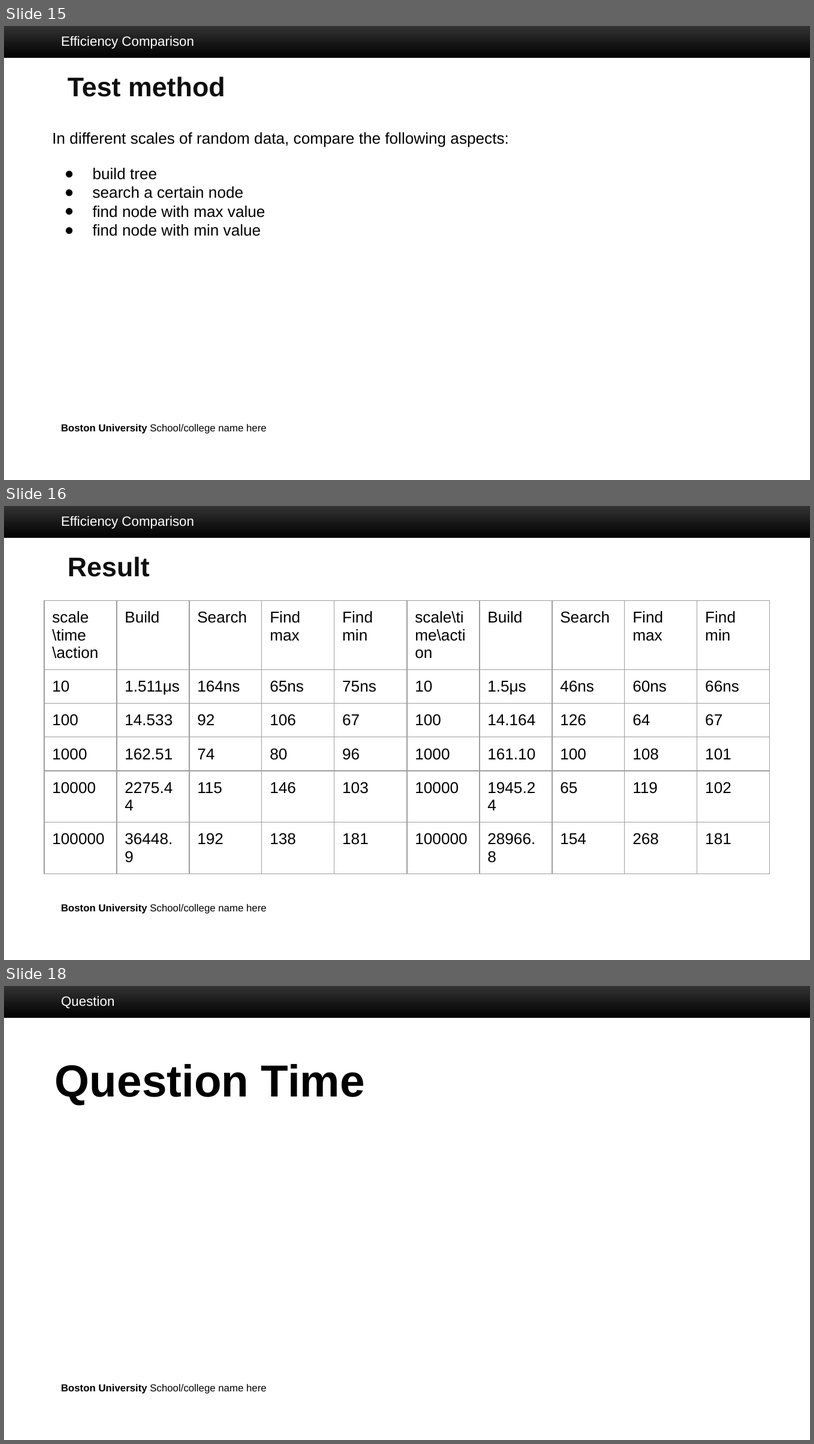
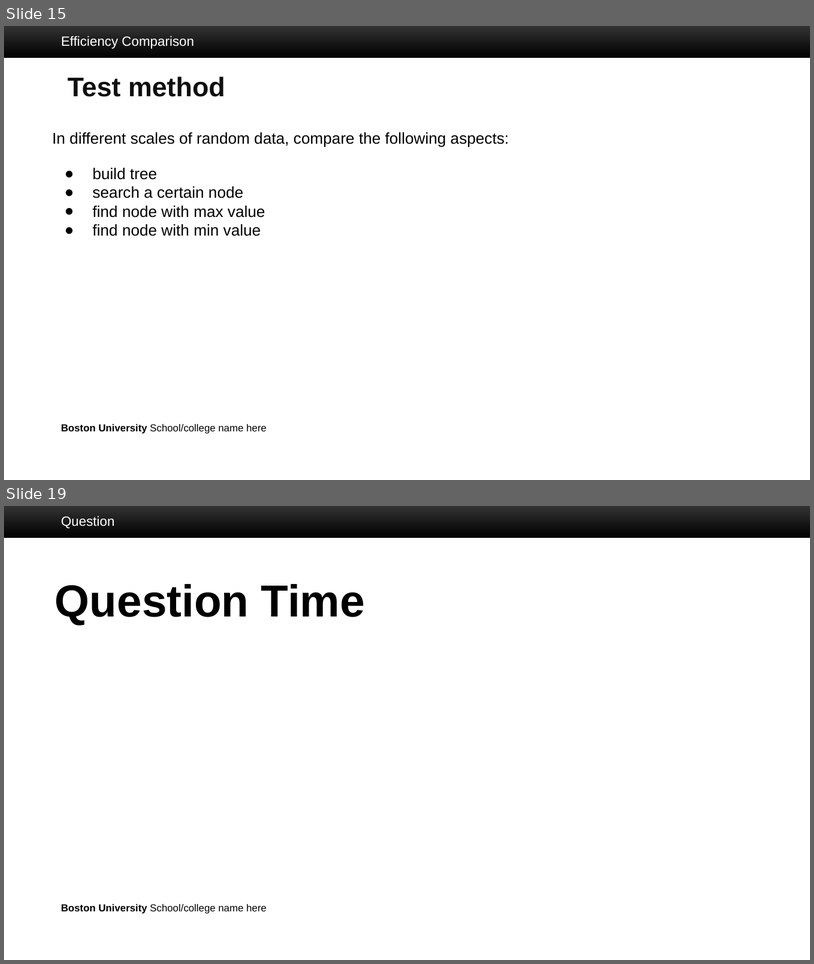
Before and after one commit to CMander02/TreeAlgorithms, a slide deck: Final Presentation/Final_EC504_presentation_v3.pptx. Shown one above the other, each under a label of ours: slides 15, 16 and 18 before the commit, slides 15 and 19 after it; the slides between them are not shown. The pictures are 814x1444 and 814x964 pixels, drawn with LibreOffice and Linux fonts; fonts in the diff are those of the drawing; background and template pictures are left out. Boxes give left, top, right and bottom in pixels: in the first picture for what was removed or moved away, otherwise in the second. Text is boxed around its words. In the diff, an @@ line names an element or a change of style, - is before the commit and + after.

```diff
--- a/Final Presentation/Final_EC504_presentation_v3.pptx
+++ b/Final Presentation/Final_EC504_presentation_v3.pptx
@@ slide 16 removed at [4,506,810,960], background #FFFFFF; not listed: 2 template elements that a slide beside it also shows @@
@@ text removed at [61,516,194,529] @@
-Efficiency Comparison
@@ title removed at [68,556,150,577] @@
-Result
@@ table removed at [44,600,407,865], 6 rows, 5 columns @@
-scale / \time / \action | Build | Search | Find max | Find min
-10 | 1.511μs | 164ns | 65ns | 75ns
-100 | 14.533 | 92 | 106 | 67
-1000 | 162.51 | 74 | 80 | 96
-10000 | 2275.44 | 115 | 146 | 103
-100000 | 36448.9 | 192 | 138 | 181
@@ table removed at [407,600,770,865], 6 rows, 5 columns @@
-scale\time\action | Build | Search | Find max | Find min
-10 | 1.5μs | 46ns | 60ns | 66ns
-100 | 14.164 | 126 | 64 | 67
-1000 | 161.10 | 100 | 108 | 101
-10000 | 1945.24 | 65 | 119 | 102
-100000 | 28966.8 | 154 | 268 | 181
@@ what was slide 18 is now slide 19 @@
```
Also in this commit, not shown: 3 slides changed, 2 slides added, 1 other file.
